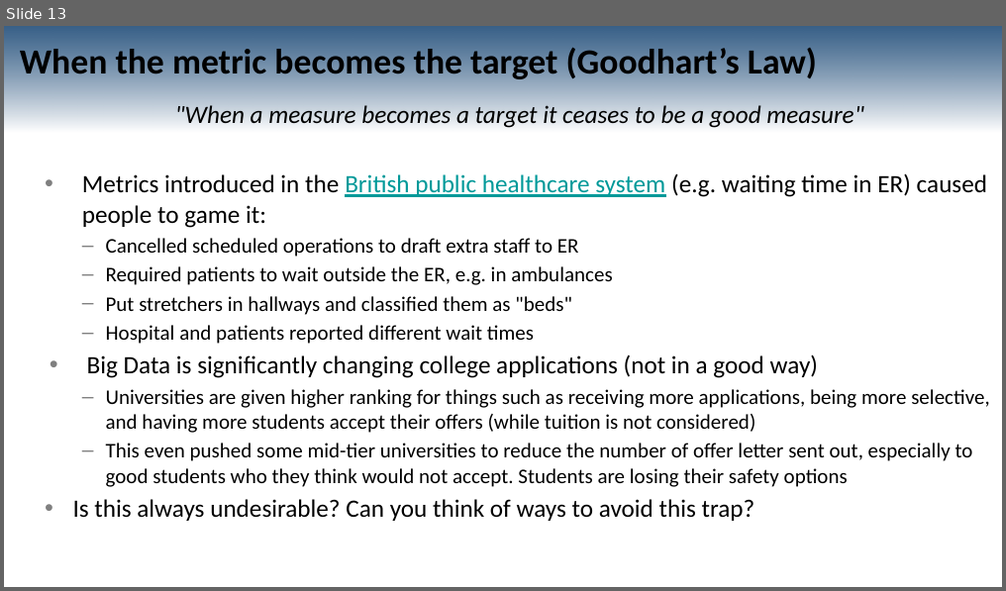
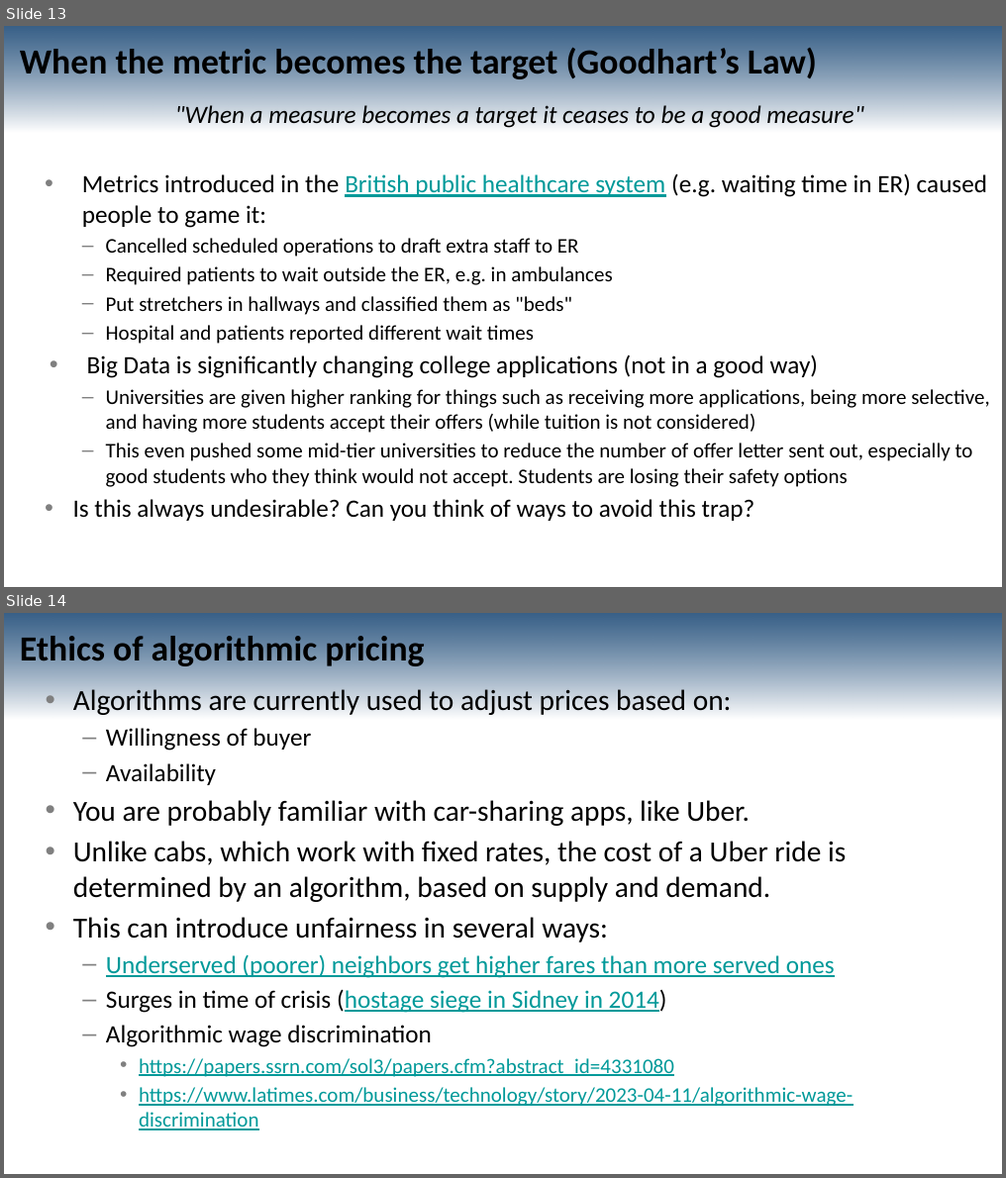
Before and after one commit to UBC-CS/cpsc330-2023W2, a slide deck: lectures/mehrdad/21_ethics-expanded.pptx. Shown one above the other, each under a label of ours: slide 13 before the commit, slides 13 and 14 after it. The pictures are 1006x591 and 1006x1178 pixels, drawn with LibreOffice and Linux fonts; fonts in the diff are those of the drawing. Boxes give left, top, right and bottom in pixels: in the first picture for what was removed or moved away, otherwise in the second. Text is boxed around its words. In the diff, an @@ line names an element or a change of style, - is before the commit and + after.

Commit message:
Update lecture21_202

```diff
--- a/lectures/mehrdad/21_ethics-expanded.pptx
+++ b/lectures/mehrdad/21_ethics-expanded.pptx
@@ slide 14 added at [4, 613, 1002, 1174], background #FFFFFF; not listed: 1 template element that a slide beside it also shows @@
@@ title added at [20, 636, 424, 670], 34 pt, text #000000, bold @@
+Ethics of algorithmic pricing
@@ text added at [73, 689, 852, 1106], 28 pt, text #000000 @@
+• Algorithms are currently used to adjust prices based on:
+  – Willingness of buyer
+  – Availability
+• You are probably familiar with car-sharing apps, like Uber.
+• Unlike cabs, which work with fixed rates, the cost of a Uber ride is determined by an algorithm, based on supply and demand.
+• This can introduce unfairness in several ways:
+  – Underserved (poorer) neighbors get higher fares than more served ones
+  – Surges in time of crisis (hostage siege in Sidney in 2014)
+  – Algorithmic wage discrimination
+    • https://papers.ssrn.com/sol3/papers.cfm?abstract_id=4331080
+    • https://www.latimes.com/business/technology/story/2023-04-11/algorithmic-wage-discrimination
```
Also in this commit, not shown: 2 other slides added, 2 slides removed.
